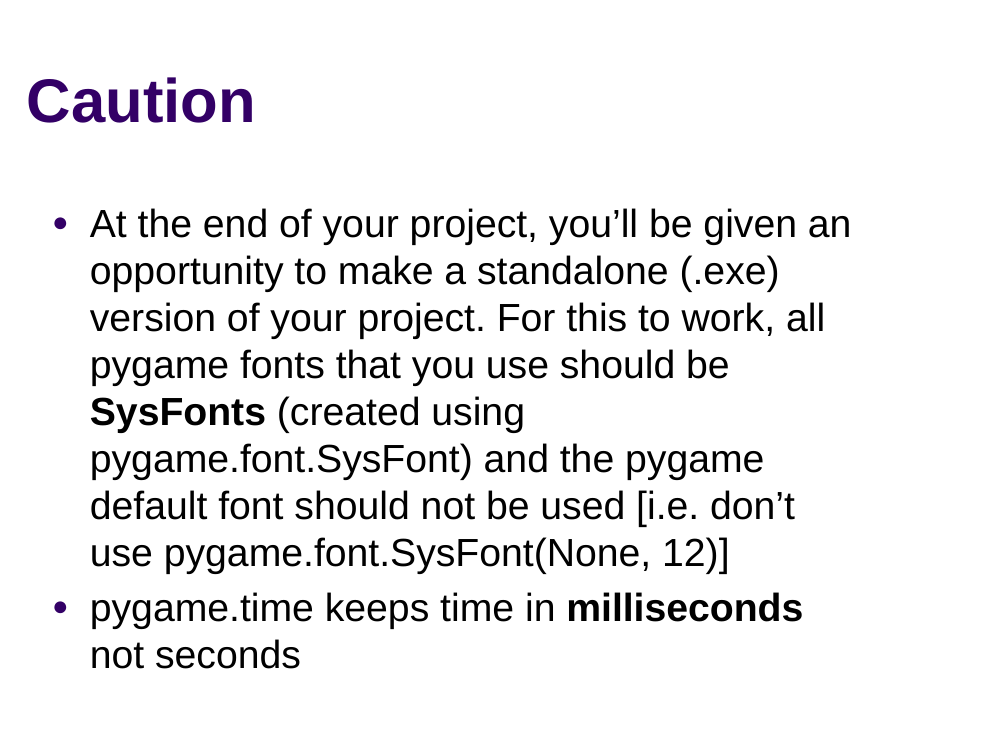
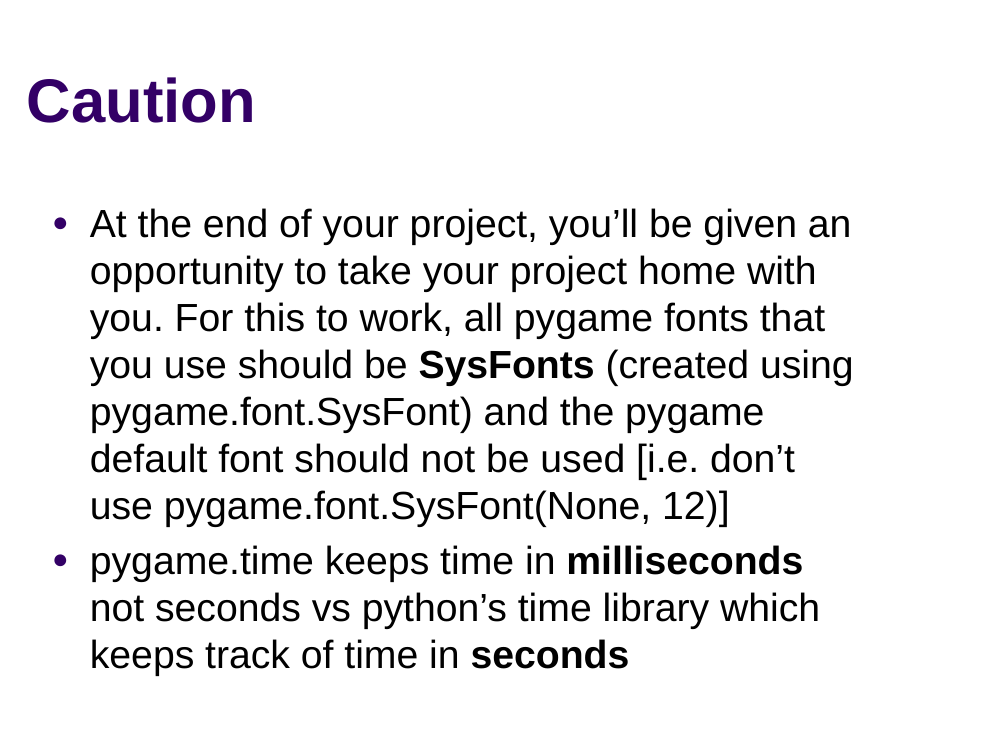
Before and after one commit to RHIT-CSSE/catapult, a slide deck: slide 9 of docs/Program/Session3/2019UpdatedPygame.pptx (slide 10 before the commit). Drawn at 1008x756 pixels with LibreOffice and Linux fonts; fonts in the diff are those of the drawing; background and template pictures are left out. Boxes give left, top, right and bottom in pixels: in the first picture for what was removed or moved away, otherwise in the second. Text is boxed around its words. In the diff, an @@ line names an element or a change of style, - is before the commit and + after.

```diff
--- a/docs/Program/Session3/2019UpdatedPygame.pptx
+++ b/docs/Program/Session3/2019UpdatedPygame.pptx
@@ text at (90, 208, 854, 676): text changed @@
-● At the end of your project, you’ll be given an opportunity to make a standalone (.exe) version of your project. For this to work, all pygame fonts that you use should be SysFonts (created using pygame.font.SysFont) and the pygame default font should not be used [i.e. don’t use pygame.font.SysFont(None, 12)]
-● pygame.time keeps time in milliseconds not seconds
+● At the end of your project, you’ll be given an opportunity to take your project home with you. For this to work, all pygame fonts that you use should be SysFonts (created using pygame.font.SysFont) and the pygame default font should not be used [i.e. don’t use pygame.font.SysFont(None, 12)]
+● pygame.time keeps time in milliseconds not seconds vs python’s time library which keeps track of time in seconds
```
Also in this commit, not shown: 8 other slides changed, 1 slide removed, 5 other files.
